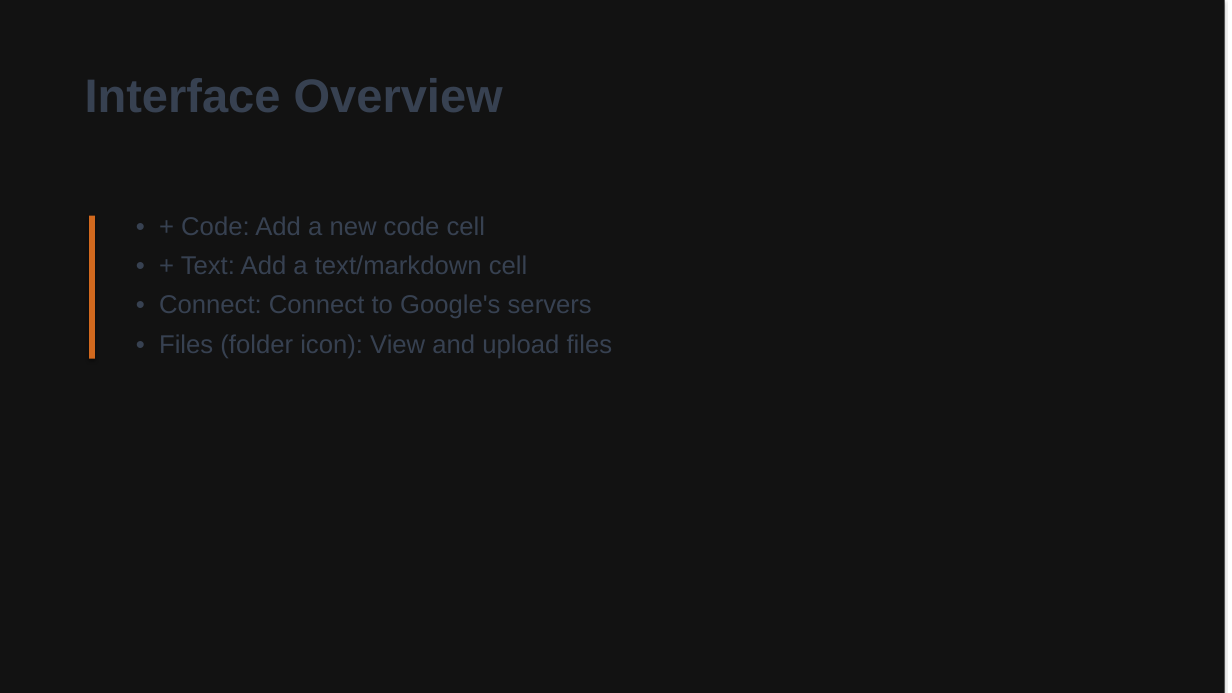
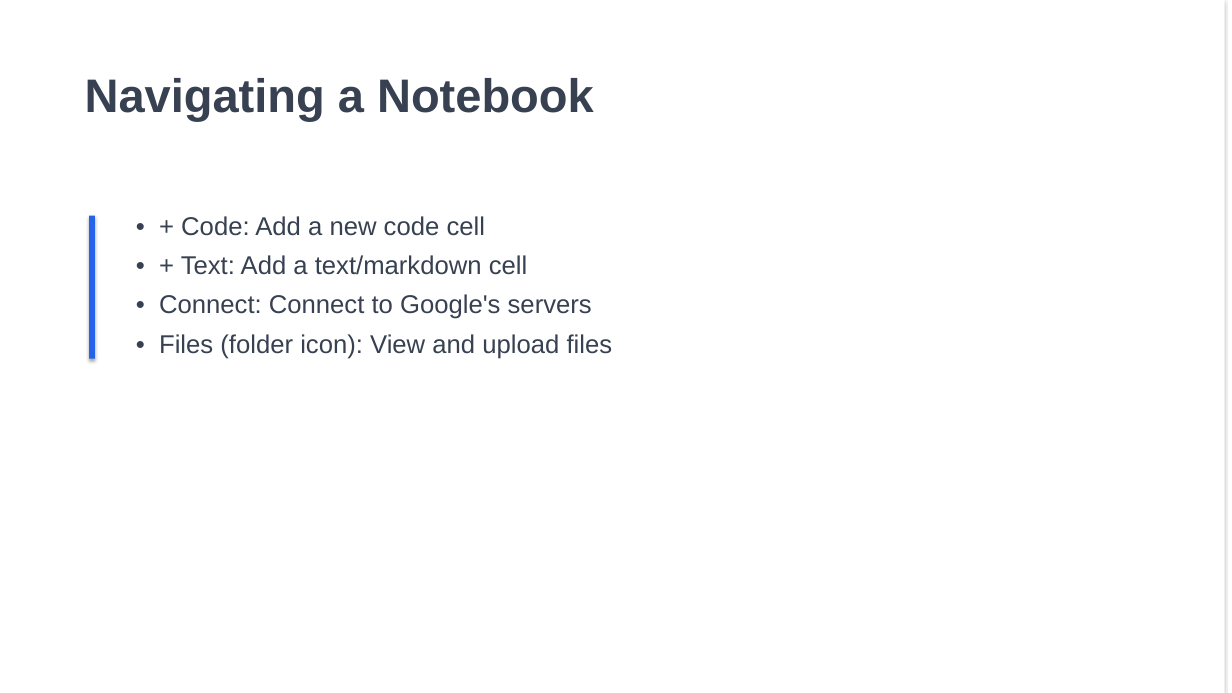
Before and after one commit to kerryback/mgmt675, a slide deck: slide 10 of colab.pptx. Drawn at 1232x693 pixels with LibreOffice and Linux fonts; fonts in the diff are those of the drawing. Boxes give left, top, right and bottom in pixels: in the first picture for what was removed or moved away, otherwise in the second. Text is boxed around its words. In the diff, an @@ line names an element or a change of style, - is before the commit and + after.

```diff
--- a/colab.pptx
+++ b/colab.pptx
@@ rectangle at (0,0,1224,693): fill #121212 to #FFFFFF @@
@@ text at (85,78,594,122): text changed @@
-Interface Overview
+Navigating a Notebook
@@ rectangle at (89,216,95,359): fill #D2691E to #2563EB @@
```
Also in this commit, not shown: 27 other slides changed, 1 other file.
